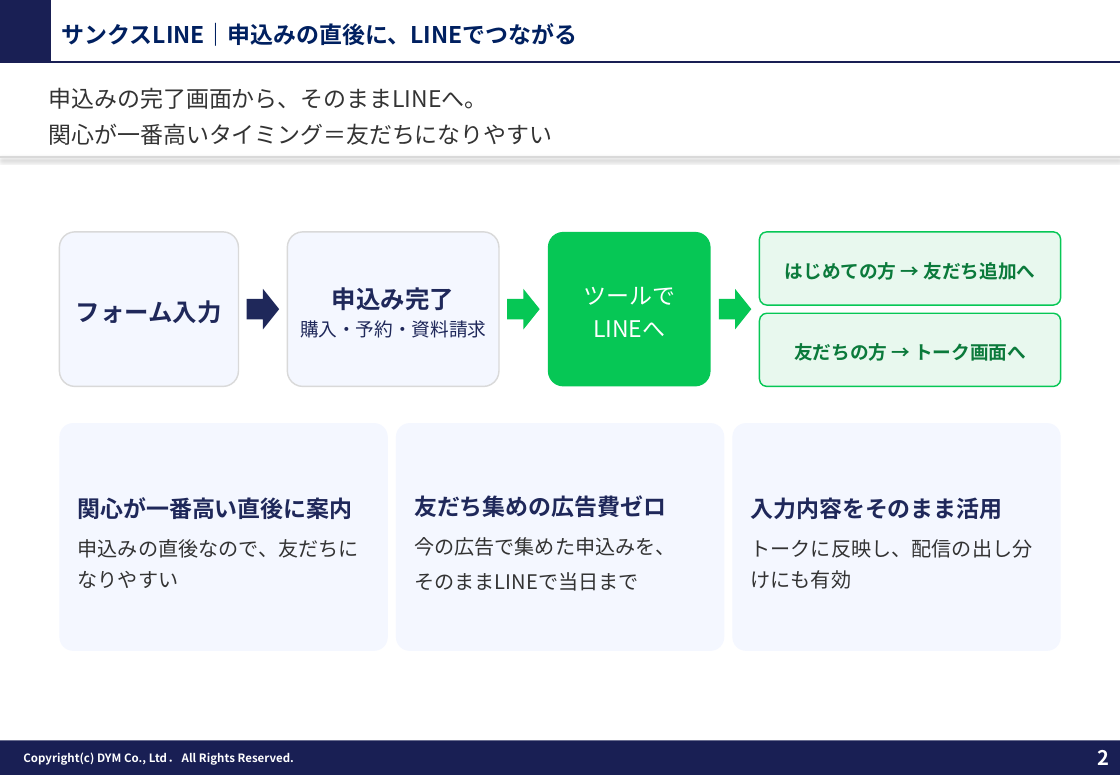
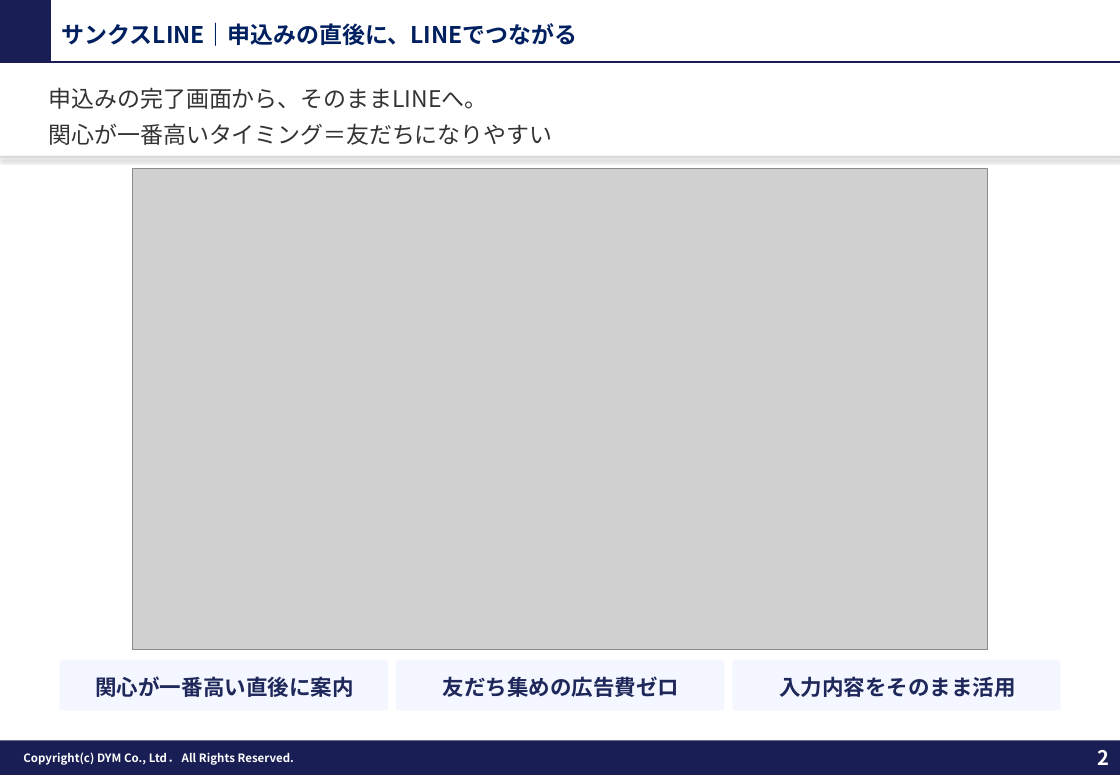
Before and after one commit to tonomura-r-dev/folder, a slide deck: slide 2 of 20261001_サンクスLINEのご提案.pptx. Drawn at 1120x775 pixels with LibreOffice and Linux fonts; fonts in the diff are those of the drawing; grey boxes stand for pictures; background and template pictures are left out. Boxes give left, top, right and bottom in pixels: in the first picture for what was removed or moved away, otherwise in the second. Text is boxed around its words. In the diff, an @@ line names an element or a change of style, - is before the commit and + after.

```diff
--- a/20261001_サンクスLINEのご提案.pptx
+++ b/20261001_サンクスLINEのご提案.pptx
@@ picture added at <box>132,169,988,649</box> @@
@@ rounded rectangle removed at <box>59,232,238,387</box> @@
-フォーム入力
@@ rounded rectangle removed at <box>287,232,500,387</box> @@
-申込み完了
-購入・予約・資料請求
@@ rounded rectangle removed at <box>548,232,710,387</box> @@
-ツールで
-LINEへ
@@ rounded rectangle removed at <box>760,232,1061,305</box> @@
-はじめての方 → 友だち追加へ
@@ right arrow removed at <box>247,290,279,330</box> @@
@@ right arrow removed at <box>508,290,540,330</box> @@
@@ right arrow removed at <box>719,290,751,330</box> @@
@@ rounded rectangle removed at <box>760,313,1061,387</box> @@
-友だちの方 → トーク画面へ
@@ text in rounded rectangle at <box>78,539,359,588</box>: paragraph removed @@
-申込みの直後なので、友だちになりやすい
@@ text in rounded rectangle at <box>414,537,676,591</box>: paragraphs removed @@
-今の広告で集めた申込みを、
-そのままLINEで当日まで
@@ text in rounded rectangle at <box>751,539,1033,589</box>: paragraph removed @@
-トークに反映し、配信の出し分けにも有効
@@ rounded rectangle "関心が一番高い直後に案内": place and size @@
-rounded rectangle "関心が一番高い直後に案内" at <box>59,423,388,650</box>
+rounded rectangle "関心が一番高い直後に案内" at <box>59,661,388,712</box>
@@ rounded rectangle "友だち集めの広告費ゼロ": place and size @@
-rounded rectangle "友だち集めの広告費ゼロ" at <box>396,423,725,650</box>
+rounded rectangle "友だち集めの広告費ゼロ" at <box>396,661,725,712</box>
@@ size 16 to 15 pt; alignment left to centre; line spacing 1.3 to 1 in 3 elements at <box>59,661,388,712</box>, <box>396,661,725,712</box>, <box>732,661,1061,712</box> @@
@@ rounded rectangle "入力内容をそのまま活用": place and size @@
-rounded rectangle "入力内容をそのまま活用" at <box>732,423,1061,650</box>
+rounded rectangle "入力内容をそのまま活用" at <box>732,661,1061,712</box>
```
Also in this commit, not shown: 4 other files.
